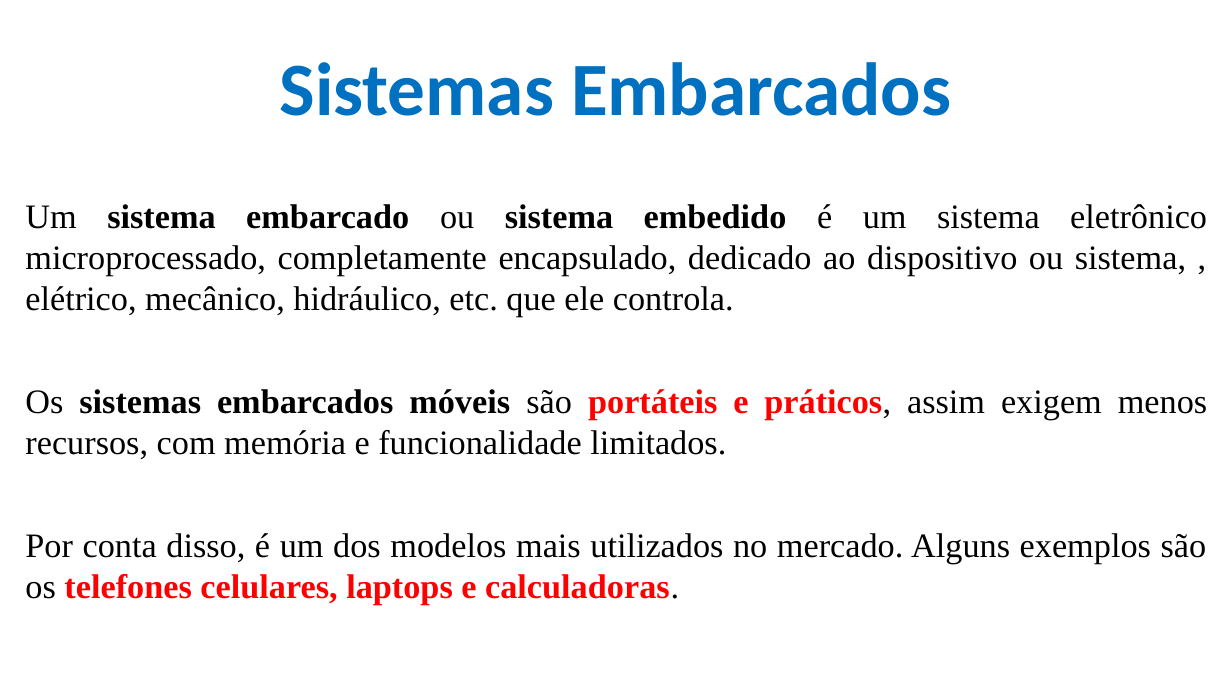
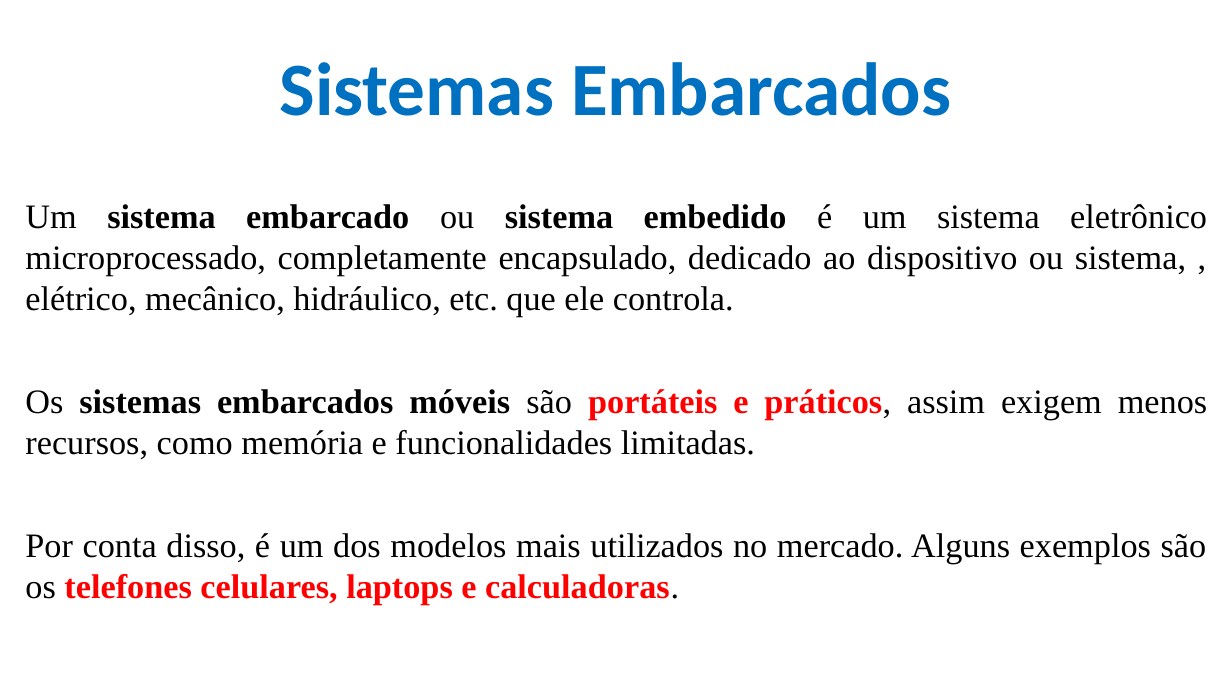
Before and after one commit to CloudEducationBrazil/WydenArea1ProgramacaoMicrocontroladores, a slide deck: slide 23 of 01 Classes/Aula 07 - Programação Microcontroladores - Periféricos Externos- Protocolos Sensores e Atuadores.pptx (slide 22 before the commit). Drawn at 1232x693 pixels with LibreOffice and Linux fonts; fonts in the diff are those of the drawing; background and template pictures are left out. Boxes give left, top, right and bottom in pixels: in the first picture for what was removed or moved away, otherwise in the second. Text is boxed around its words. In the diff, an @@ line names an element or a change of style, - is before the commit and + after.

```diff
--- a/01 Classes/Aula 07 - Programação Microcontroladores - Periféricos Externos- Protocolos Sensores e Atuadores.pptx
+++ b/01 Classes/Aula 07 - Programação Microcontroladores - Periféricos Externos- Protocolos Sensores e Atuadores.pptx
@@ text at [25,389,1207,459]: text changed @@
-Os sistemas embarcados móveis são portáteis e práticos, assim exigem menos recursos, com memória e funcionalidade limitados.
+Os sistemas embarcados móveis são portáteis e práticos, assim exigem menos recursos, como memória e funcionalidades limitadas.
```
Also in this commit, not shown: 4 other slides changed, 1 slide added, 14 other files.
